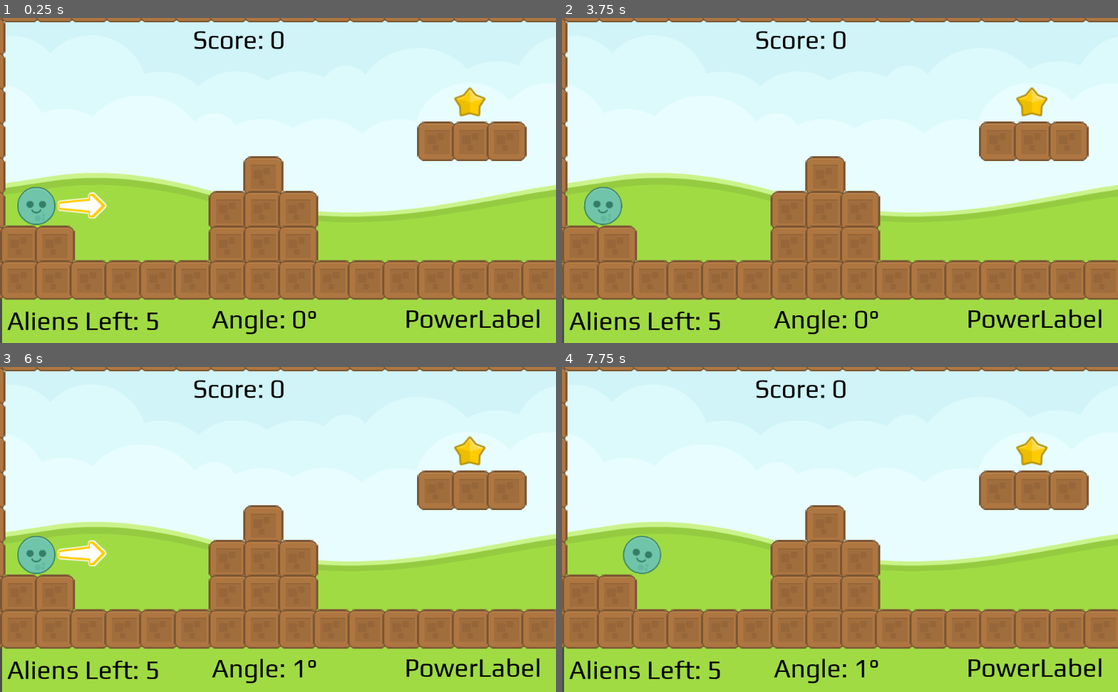
Above: before the commit, frames 1-4 (two rows, left to right).
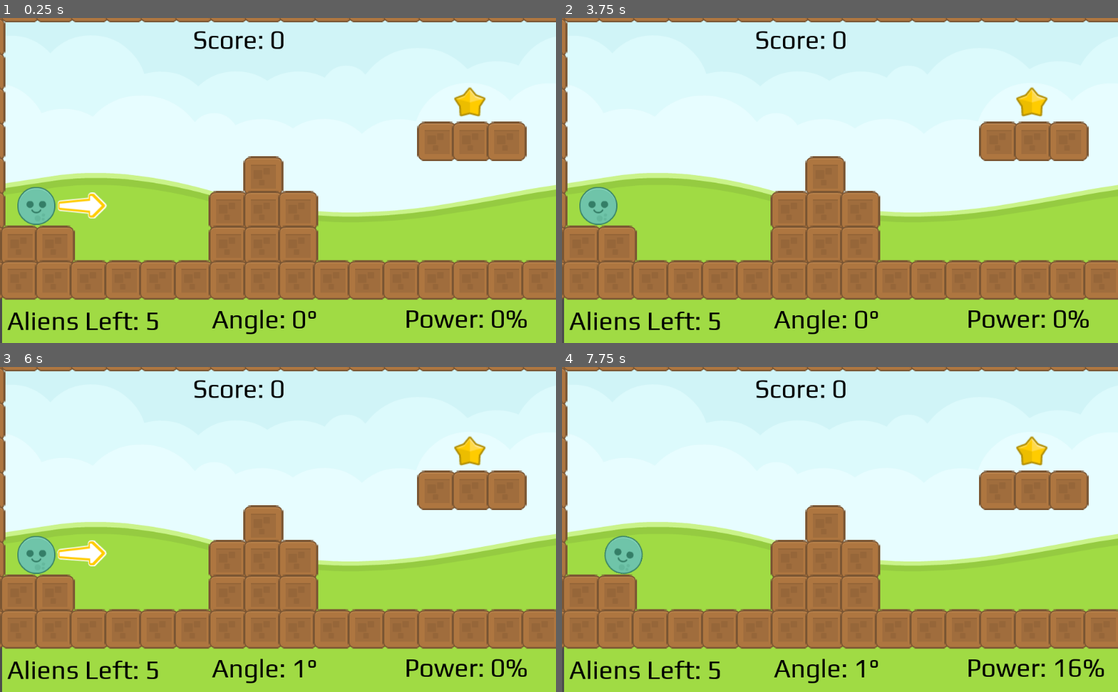
Above: after the commit, the same moments.

Repository: bsu-cs315/P1-ncbarber
Game: Godot game, scene res://src/Level.tscn
The game is run twice, just before and just after one commit, with the same random seed, the same clock (stepped at 60 frames per second) and the same inputs.
Inputs:
- Up to frame 1 (0.25 s): no input
- Up to frame 2 (3.75 s): tap Enter at 0.5 s; hold Down (decrease angle) 0.53-1.28 s; tap R (restart) at 1.25, 2, 3.5 s; tap Left (decrease power) at 1.35 s; hold Up (increase angle) 2.03-2.78 s; tap Right (increase power) at 2.85 s; tap Space (launch) at 3.6 s
- Up to frame 3 (6 s): tap R (restart) at 4.15, 5, 5.75 s; tap Down (decrease angle) at 4.35 s; hold Left (decrease power) 5.03-5.78 s; tap Up (increase angle) at 5.85 s
- Up to frame 4 (7.75 s): hold Right (increase power) 6.53-7.28 s; tap Space (launch) at 7.35 s

The runs differ from the first frame. In frame 1, 0.3% of the frame differs, in the area x 86-97%, y 89-96%; in frame 2, 0.7%; in frame 3, 0.3%; in frame 4, 1.2%, in the area x 7-98%, y 51-96%.

Commit message:
Get Power to update on change

Diff:
--- a/project/src/Ball.gd
+++ b/project/src/Ball.gd
@@ -6,7 +6,7 @@
 var _angle = 0
 export var degrees_per_second = 20
 export var _power = 200
-export var _exit_speed = 100
+export var _exit_speed = 0
 
 func _process(delta):
 	if Input.is_action_just_pressed("launch"):
@@ -45,7 +45,7 @@
 
 
 func get_power():
-	return _power
+	return _exit_speed
 
 func get_angle():
 	return _angle
--- a/project/src/Level.gd
+++ b/project/src/Level.gd
@@ -7,7 +7,7 @@
 	if _aliens_left > 0:
 		var _power = $Ball.get_power()
 		var _angle = $Ball.get_angle()
-		#on_Power_update(_power)
+		on_Power_update(_power)
 		on_Angle_update(_angle)
 	$HUD/AliensCount.text = "Aliens Left: " + str(_aliens_left)
 	$HUD/Score.text = "Score: " + str(_score)
@@ -15,8 +15,8 @@
 		restart()
 
 
-#func on_Power_update(new_power):
-
+func on_Power_update(new_power):
+	$HUD/Power.text = "Power: %d" % int(new_power / 9) + "%"
 
 func on_Angle_update(new_angle):
 	$HUD/Angle.text = "Angle: " + str(int(-new_angle)) + "°"
